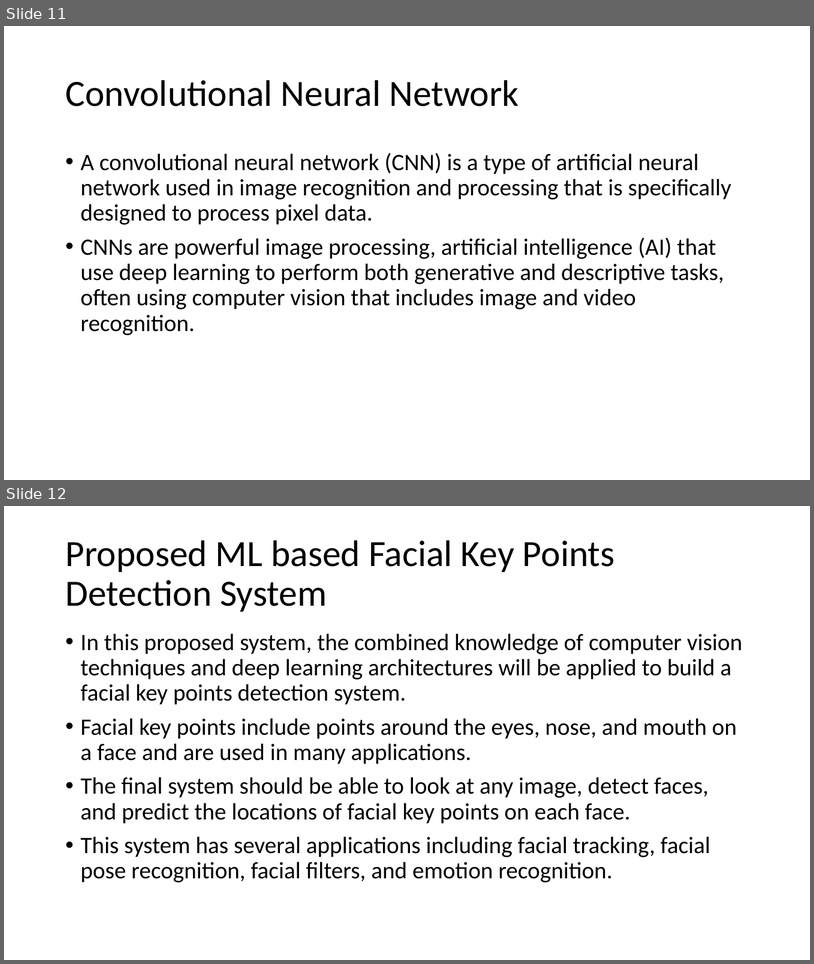
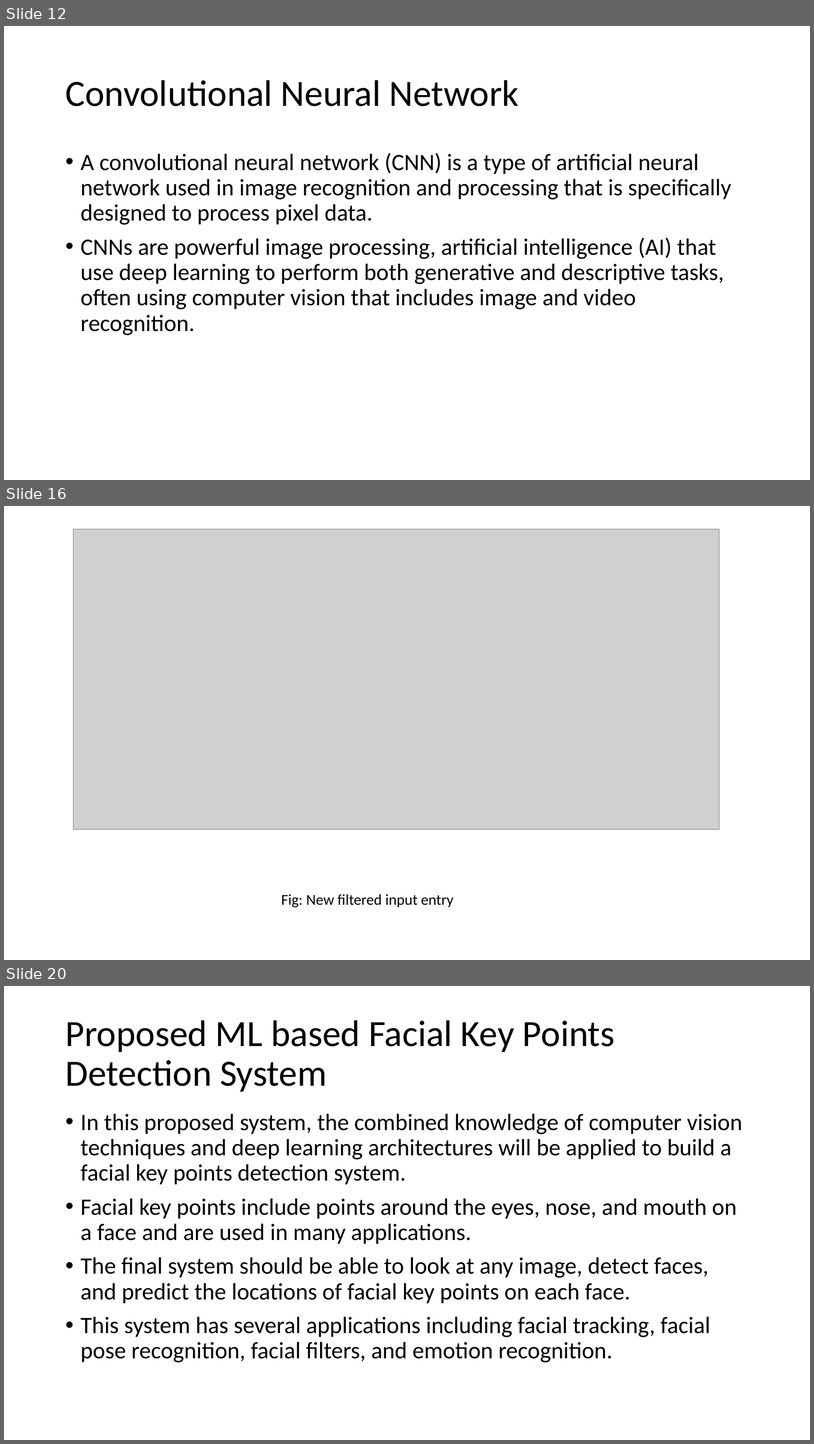
Before and after one commit to IkramulMurad/Face-detection, a slide deck: Book/Facial Key-points Detection.pptx. Shown one above the other, each under a label of ours: slides 11 and 12 before the commit, slides 12, 16 and 20 after it; the slides between them are not shown. The pictures are 814x964 and 814x1444 pixels, drawn with LibreOffice and Linux fonts; fonts in the diff are those of the drawing; grey boxes stand for pictures. Boxes give left, top, right and bottom in pixels: in the first picture for what was removed or moved away, otherwise in the second. Text is boxed around its words. In the diff, an @@ line names an element or a change of style, - is before the commit and + after.

```diff
--- a/Book/Facial Key-points Detection.pptx
+++ b/Book/Facial Key-points Detection.pptx
@@ slide 16 added at (4, 506, 810, 960), background #FFFFFF @@
@@ picture added at (74, 529, 720, 829) @@
@@ text added at (281, 894, 453, 907), 18 pt, text #000000 @@
+Fig: New filtered input entry
@@ what was slide 11 is now slide 12 @@
@@ what was slide 12 is now slide 20 @@
```
Also in this commit, not shown: 8 other slides added.
